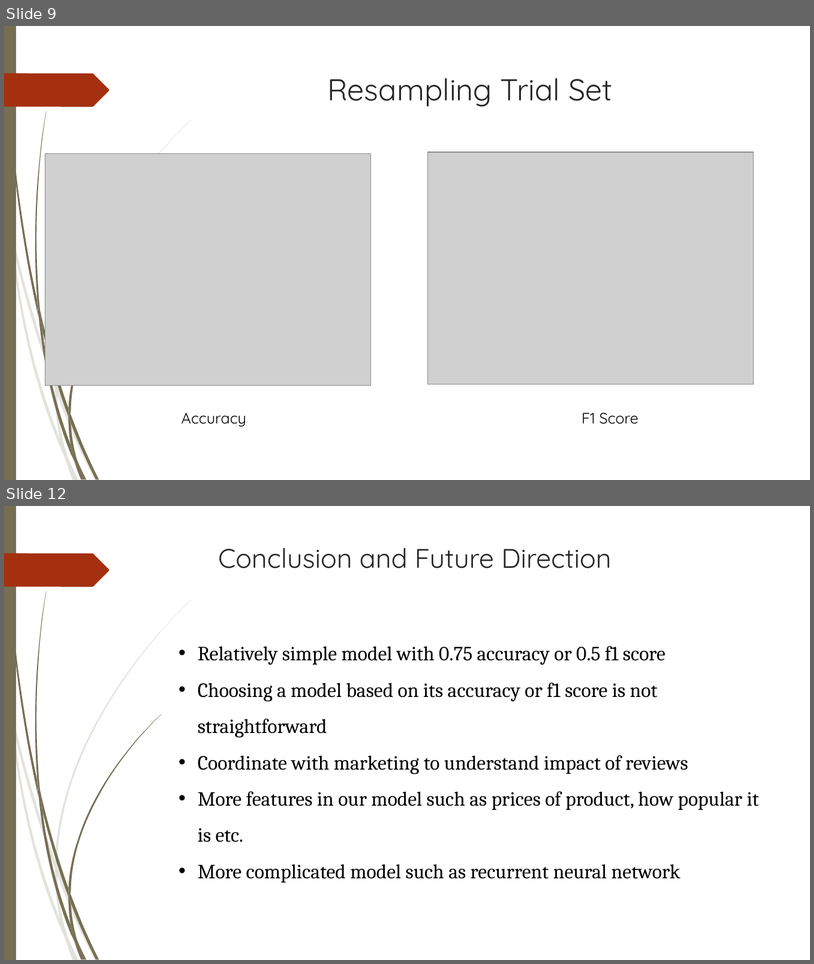
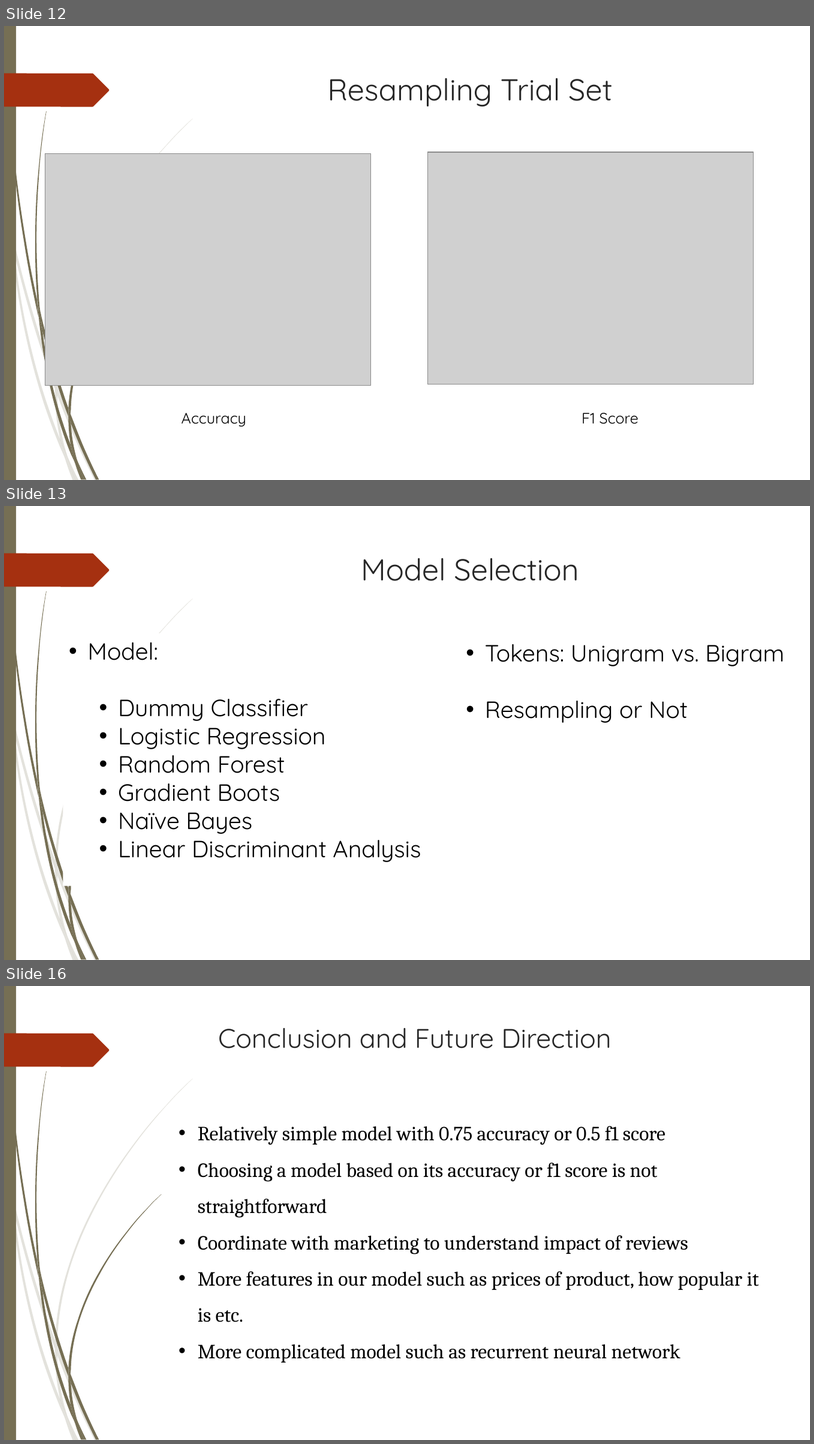
Before and after one commit to mnguyen494/Capstone-SpringBoard-2, a slide deck: Report/How to spot helpful reviews.pptx. Shown one above the other, each under a label of ours: slides 9 and 12 before the commit, slides 12, 13 and 16 after it; the slides between them are not shown. The pictures are 814x964 and 814x1444 pixels, drawn with LibreOffice and Linux fonts; fonts in the diff are those of the drawing; grey boxes stand for pictures. Boxes give left, top, right and bottom in pixels: in the first picture for what was removed or moved away, otherwise in the second. Text is boxed around its words. In the diff, an @@ line names an element or a change of style, - is before the commit and + after.

```diff
--- a/Report/How to spot helpful reviews.pptx
+++ b/Report/How to spot helpful reviews.pptx
@@ slide 13 added at (4, 506, 810, 960), background #FFFFFF; not listed: 24 template elements that a slide beside it also shows @@
@@ title added at (361, 558, 579, 581), 36 pt, text #262626 @@
+Model Selection
@@ text added at (88, 642, 421, 862), 28 pt, text #000000 @@
+• Model:
+  • Dummy Classifier
+  • Logistic Regression
+  • Random Forest
+  • Gradient Boots
+  • Naïve Bayes
+  • Linear Discriminant Analysis
@@ text added at (485, 644, 785, 723), 28 pt, text #000000 @@
+• Tokens: Unigram vs. Bigram
+• Resampling or Not
@@ what was slide 9 is now slide 12 @@
@@ what was slide 12 is now slide 16 @@
```
Also in this commit, not shown: 8 slides changed, 3 other slides added.
